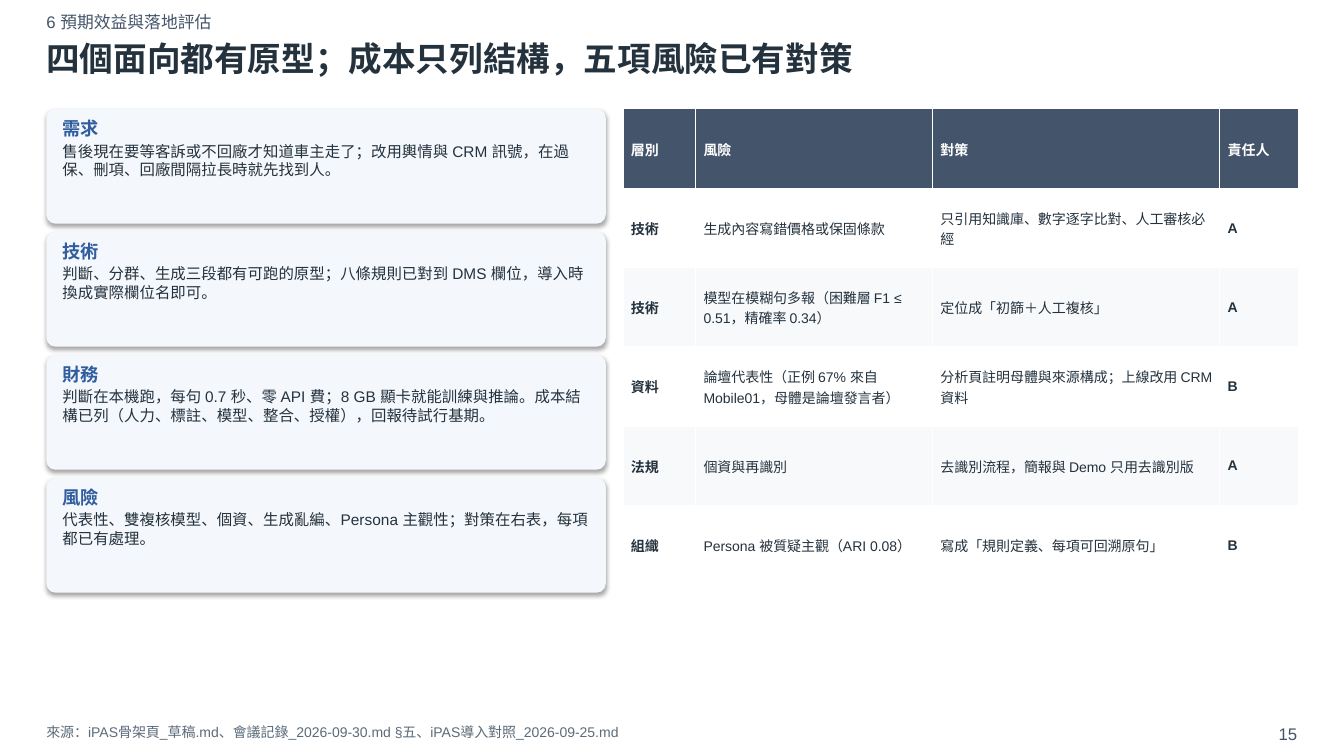
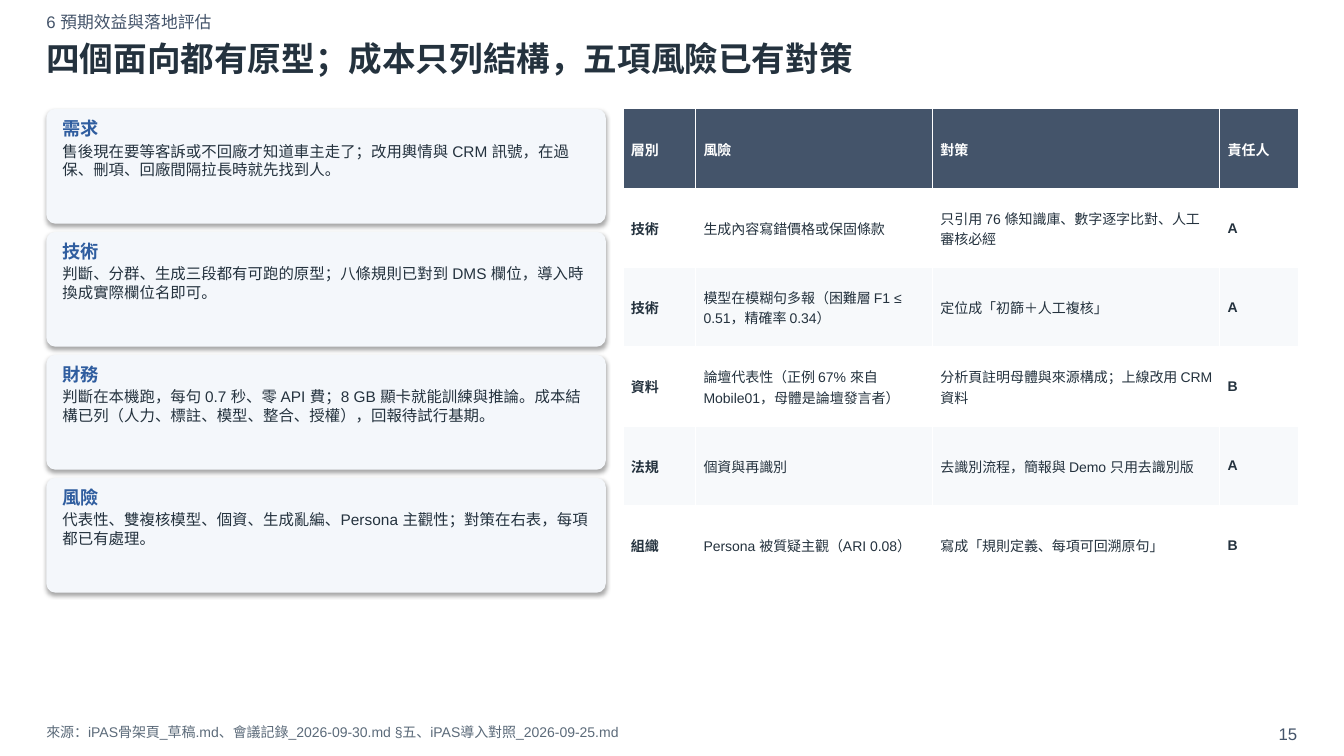
Before and after one commit to xxx789666/hotai-ai-hackathon-lexus, a slide deck: slide 15 of deck/初賽簡報_v0.pptx. Drawn at 1344x756 pixels with LibreOffice and Linux fonts; fonts in the diff are those of the drawing. Boxes give left, top, right and bottom in pixels: in the first picture for what was removed or moved away, otherwise in the second. Text is boxed around its words. In the diff, an @@ line names an element or a change of style, - is before the commit and + after.

```diff
--- a/deck/初賽簡報_v0.pptx
+++ b/deck/初賽簡報_v0.pptx
@@ table at (623,109,1299,585) @@
-row 2, column 3: 只引用知識庫、數字逐字比對、人工審核必經
+row 2, column 3: 只引用 76 條知識庫、數字逐字比對、人工審核必經
```
Also in this commit, not shown: 3 other slides changed, 13 other files.
